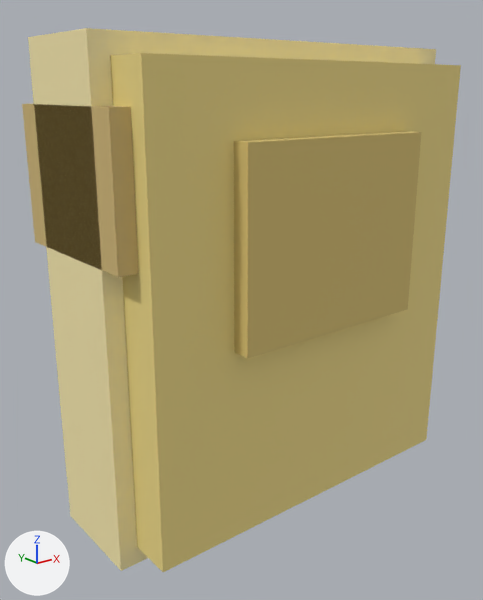
Two versions of the glTF model models/items/gold_chest/model.gltf, one commit apart.
Both versions are drawn from a 50 mm lens placed at (-0.493, -0.588, 0.263), pointed at (-0.023, 0.0, 0.028). Lighting does not change. The marker at lower left points along +X, +Y and +Z. The older version comes first. Vertices at exactly the same position are counted once.

The first picture shows 'gold_chest'.
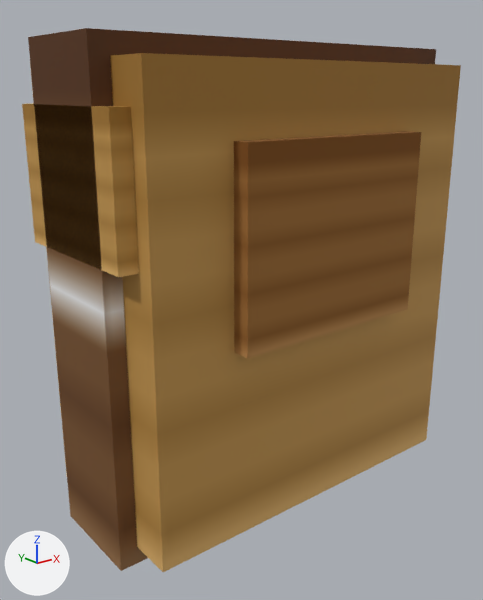
Location of each change, [x1, y1, x2, y2] in pixels of the pictures (483 x 600 px):
'gold_chest', surface changed (yellow to brown): [22, 28, 461, 572] in both

What changed in the scene script:
```text
Add img_diffuse_png:
    img_diffuse_png = load_image('diffuse.png', '../bread/textures/diffuse.png', 64, 64, 'sRGB')
Change mat_head:
    remove mat_head.base_color = (0.863, 0.706, 0.251)  # yellow #efdb89
    add mat_head.texture = img_diffuse_png
Change mat_edge:
    remove mat_edge.base_color = (0.941, 0.824, 0.431)  # beige #f8eaaf
    add mat_edge.texture = img_diffuse_png
Change mat_accent:
    remove mat_accent.base_color = (0.706, 0.549, 0.188)  # yellow #dbc478
    add mat_accent.texture = img_diffuse_png
Change mat_binding:
    remove mat_binding.base_color = (0.627, 0.471, 0.188)  # yellow #cfb778
    add mat_binding.texture = img_diffuse_png
Change me_gold_chest:
    where me_gold_chest.from_pydata(...)  # 40 vertices, 60 faces; spans x -0.23..0.23, y -0.13..0.11, z -0.21..0.31
    used by ob_gold_chest; location = (0.0, 0.0, 0.0)
    me_gold_chest part 1: texture (UV) coordinates of 60 of 60 faces, centred in x -0.23..0.23, y -0.13..0.11, z -0.21..0.31, changed; they spanned u 0.0..1.0, v 0.0..1.0 and now span u 0.02..0.98, v 0.52..0.98
```
